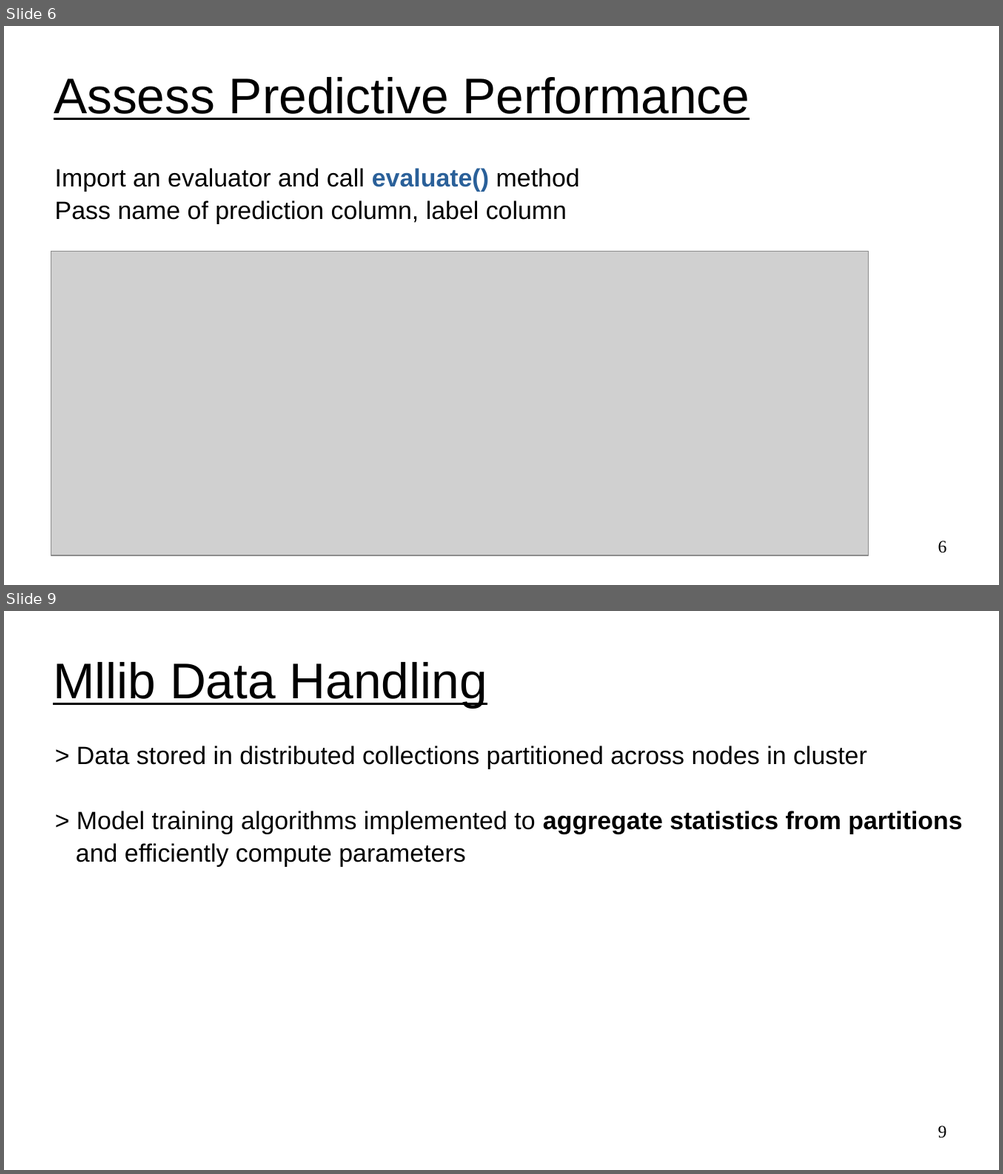
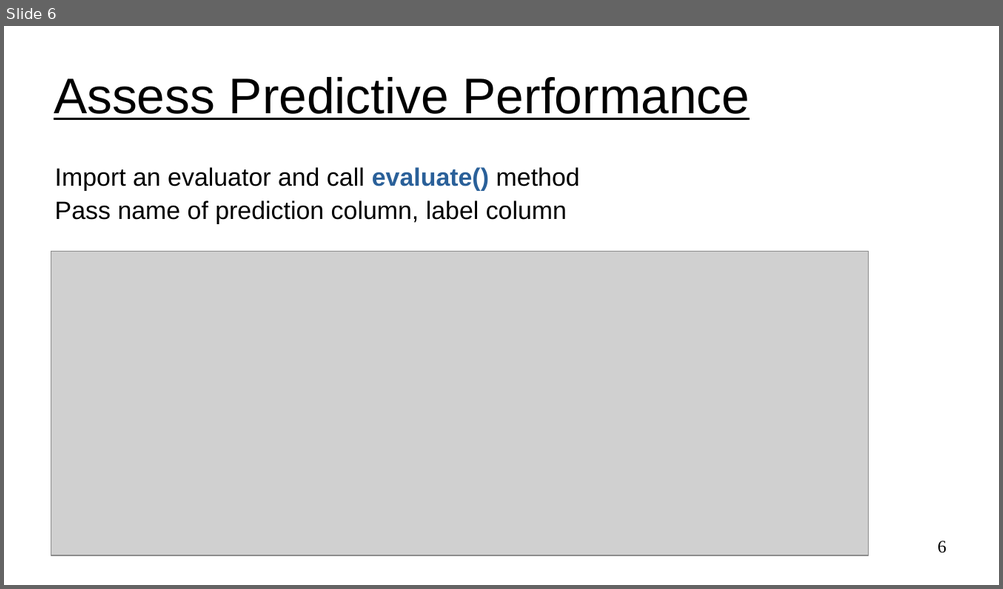
Before and after one commit to UVADS/distributed_computing, a slide deck: 04_mllib_intro_and_supervised_learning/mllib_method_summary.ppt. Shown one above the other, each under a label of ours: slides 6 and 9 before the commit, slide 6 after it; the slides between them are not shown. The pictures are 1003x1174 and 1003x589 pixels, drawn with LibreOffice and Linux fonts; fonts in the diff are those of the drawing; grey boxes stand for pictures. Boxes give left, top, right and bottom in pixels: in the first picture for what was removed or moved away, otherwise in the second. Text is boxed around its words. In the diff, an @@ line names an element or a change of style, - is before the commit and + after.

Commit message:
expanded on mllib implementation

```diff
--- a/04_mllib_intro_and_supervised_learning/mllib_method_summary.ppt
+++ b/04_mllib_intro_and_supervised_learning/mllib_method_summary.ppt
@@ slide 9 removed at (4,611,999,1170), background #FFFFFF @@
@@ text removed at (53,662,487,708) @@
-Mllib Data Handling
@@ text removed at (76,746,962,867) @@
-> Data stored in distributed collections partitioned across nodes in cluster
-> Model training algorithms implemented to aggregate statistics from partitions
-and efficiently compute parameters
@@ page number removed at (938,1126,947,1139) @@
-9
```
Also in this commit, not shown: 1 slide changed, 4 other slides removed, 2 other files.
